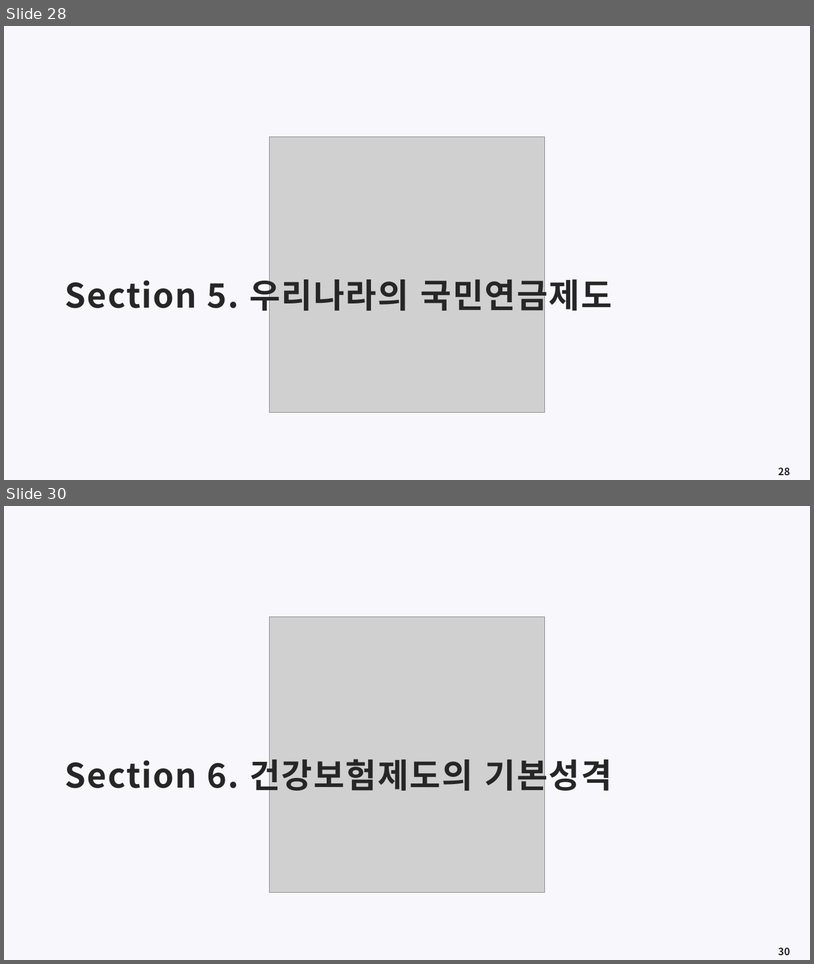
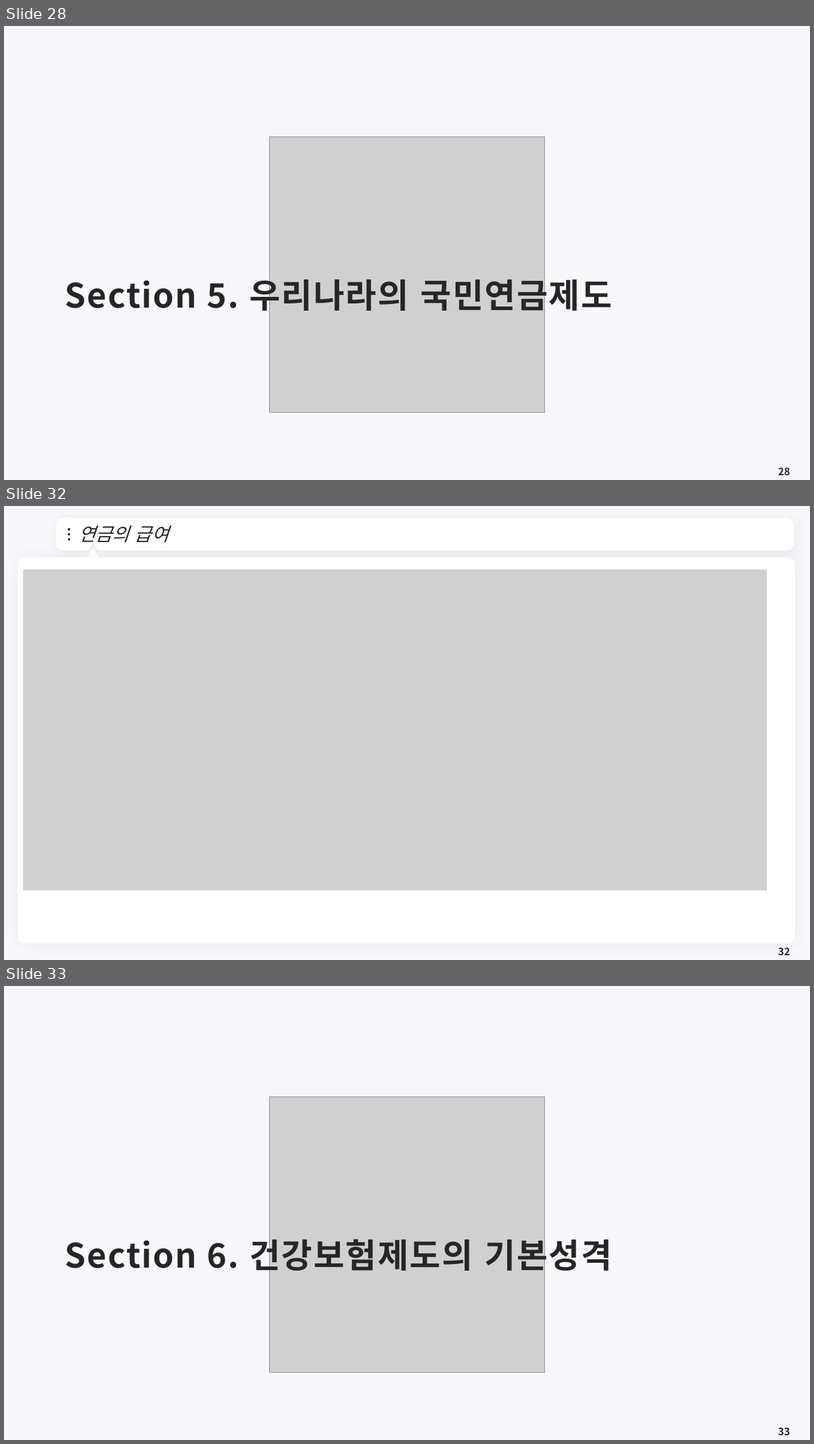
Before and after one commit to meandthey/Teaching, a slide deck: 재정학/01_Lectures/재정학_Chapter_10.pptx. Shown one above the other, each under a label of ours: slides 28 and 30 before the commit, slides 28, 32 and 33 after it; the slides between them are not shown. The pictures are 814x964 and 814x1444 pixels, drawn with LibreOffice and Linux fonts; fonts in the diff are those of the drawing; grey boxes stand for pictures; background and template pictures are left out. Boxes give left, top, right and bottom in pixels: in the first picture for what was removed or moved away, otherwise in the second. Text is boxed around its words. In the diff, an @@ line names an element or a change of style, - is before the commit and + after.

```diff
--- a/재정학/01_Lectures/재정학_Chapter_10.pptx
+++ b/재정학/01_Lectures/재정학_Chapter_10.pptx
@@ slide 32 added at <box>4,506,810,960</box>, background #F8F7FC @@
@@ freeform shape added at <box>59,521,792,548</box>, fill #FFFFFF, outline #FFFFFF 7.25 pt @@
@@ ellipse added at <box>68,528,71,531</box>, fill #262626 @@
@@ ellipse added at <box>68,533,71,535</box>, fill #262626 @@
@@ ellipse added at <box>68,538,71,540</box>, fill #262626 @@
@@ title added at <box>78,525,169,543</box>, 22 pt, text #262626, italic @@
+연금의 급여
@@ freeform shape added at <box>776,530,783,539</box>, fill #FFFFFF @@
@@ rounded rectangle added at <box>18,558,796,943</box>, fill #FFFFFF @@
@@ triangle added at <box>86,550,99,562</box>, fill #FFFFFF, outline #FFFFFF 3.75 pt @@
@@ picture added at <box>23,570,767,890</box> @@
@@ picture added at <box>95,758,360,777</box> @@
@@ page number added at <box>779,947,791,955</box>, 12 pt, text #262626, bold @@
+32
@@ what was slide 30 is now slide 33 @@
@@ page number at <box>779,1427,791,1435</box>: text changed @@
-30
+33
```
Also in this commit, not shown: 1 slide changed, 2 other slides added, 2 other files.
